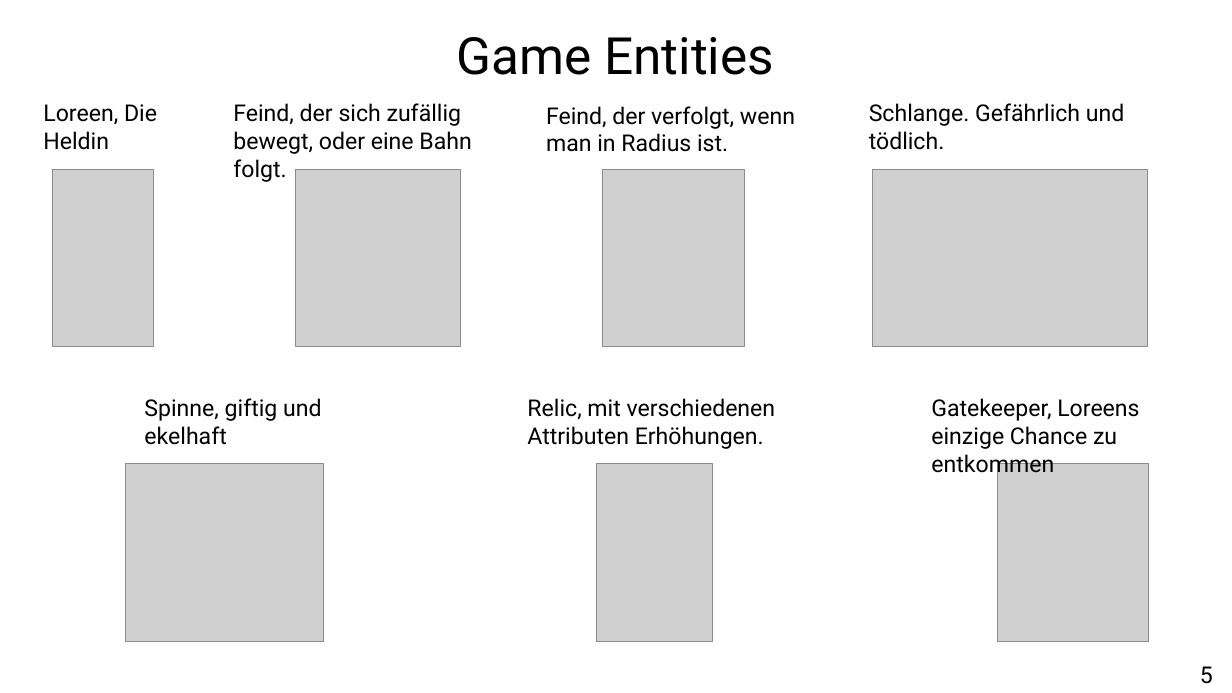
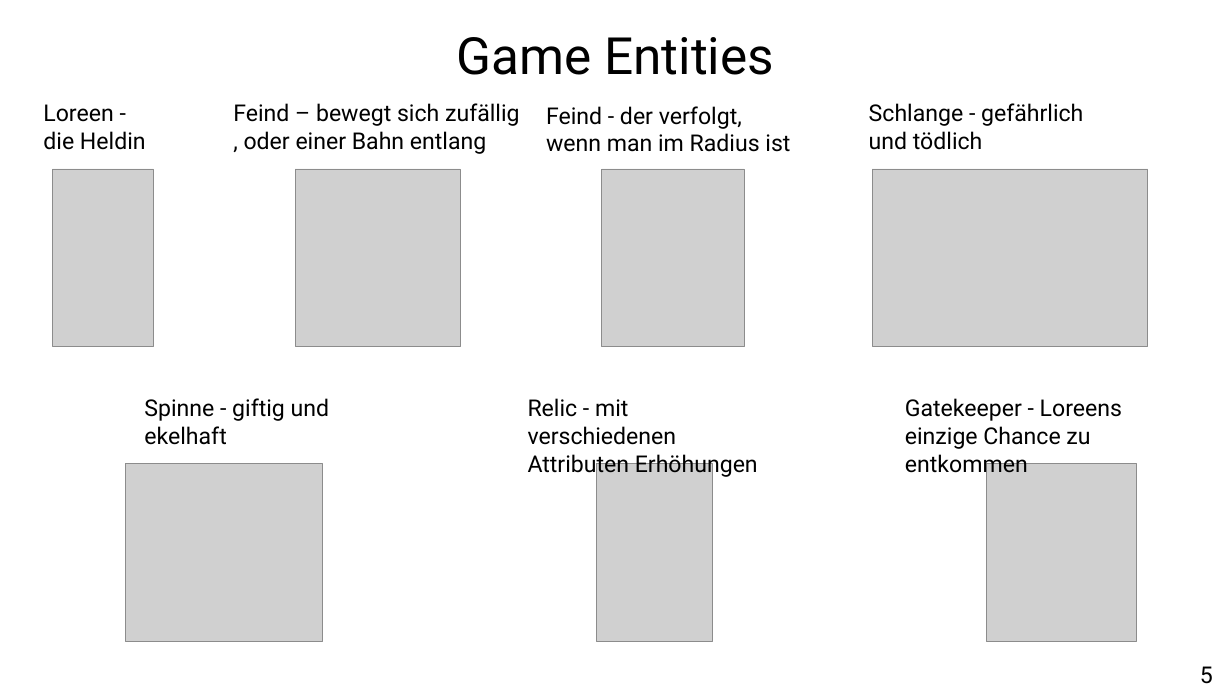
Before and after one commit to retroBattleDevs/retroBattle, a slide deck: slide 5 of etc/presentation/RetroBattle_Presentation.pptx. Drawn at 1232x693 pixels with LibreOffice and Linux fonts; fonts in the diff are those of the drawing; grey boxes stand for pictures. Boxes give left, top, right and bottom in pixels: in the first picture for what was removed or moved away, otherwise in the second. Text is boxed around its words. In the diff, an @@ line names an element or a change of style, - is before the commit and + after.

```diff
--- a/etc/presentation/RetroBattle_Presentation.pptx
+++ b/etc/presentation/RetroBattle_Presentation.pptx
@@ text at bbox=[43, 104, 146, 150]: text changed @@
-Loreen, Die Heldin
+Loreen - die Heldin
@@ text at bbox=[233, 103, 520, 154]: text changed @@
-Feind, der sich zufällig bewegt, oder eine Bahn folgt.
+Feind – bewegt sich zufällig , oder einer Bahn entlang
@@ text at bbox=[546, 106, 790, 152]: text changed @@
-Feind, der verfolgt, wenn man in Radius ist.
+Feind - der verfolgt, wenn man im Radius ist
@@ text at bbox=[869, 103, 1083, 150]: text changed @@
-Schlange. Gefährlich und tödlich.
+Schlange - gefährlich und tödlich
@@ text at bbox=[144, 398, 329, 445]: text changed @@
-Spinne, giftig und ekelhaft
+Spinne - giftig und ekelhaft
@@ text at bbox=[528, 398, 758, 477]: text changed @@
-Relic, mit verschiedenen Attributen Erhöhungen.
+Relic - mit verschiedenen Attributen Erhöhungen
@@ text at bbox=[905, 398, 1122, 477]: text changed @@
-Gatekeeper, Loreens einzige Chance zu entkommen
+Gatekeeper - Loreens einzige Chance zu entkommen
@@ picture: place and size @@
-picture at bbox=[998, 464, 1149, 641]
+picture at bbox=[987, 464, 1138, 641]
```
Also in this commit, not shown: 12 other slides changed, 9 other files.
